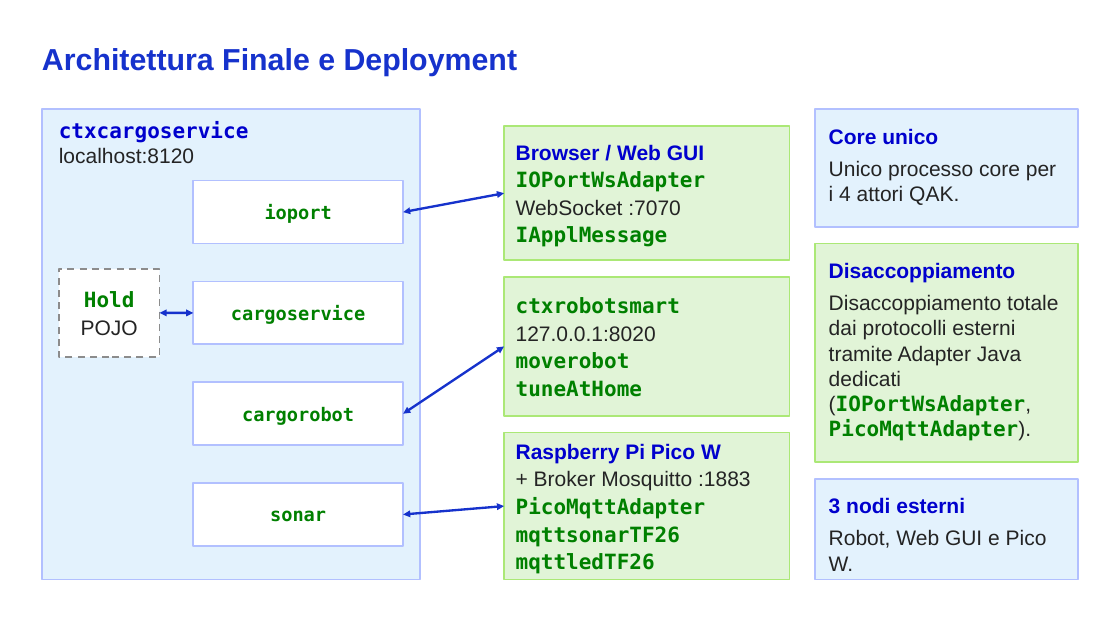
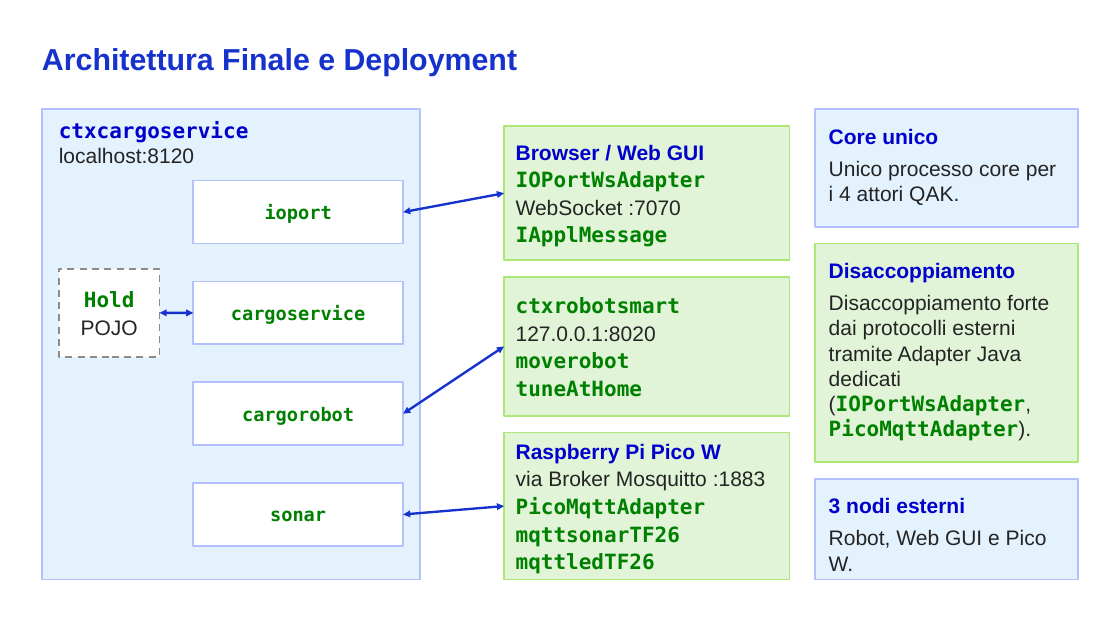
Before and after one commit to ariannabuffoni/TF2026, a slide deck: slide 5 of Presentazione_ISS_TF26.pptx. Drawn at 1120x630 pixels with LibreOffice and Linux fonts; fonts in the diff are those of the drawing. Boxes give left, top, right and bottom in pixels: in the first picture for what was removed or moved away, otherwise in the second. Text is boxed around its words. In the diff, an @@ line names an element or a change of style, - is before the commit and + after.

```diff
--- a/Presentazione_ISS_TF26.pptx
+++ b/Presentazione_ISS_TF26.pptx
@@ text in rectangle at [829,294,1049,441]: text changed @@
-Disaccoppiamento totale dai protocolli esterni tramite Adapter Java dedicati (IOPortWsAdapter, PicoMqttAdapter).
+Disaccoppiamento forte dai protocolli esterni tramite Adapter Java dedicati (IOPortWsAdapter, PicoMqttAdapter).
@@ text in rectangle at [516,470,766,491]: text changed @@
-+ Broker Mosquitto :1883
+via Broker Mosquitto :1883
```
Also in this commit, not shown: 1 other slide changed.
